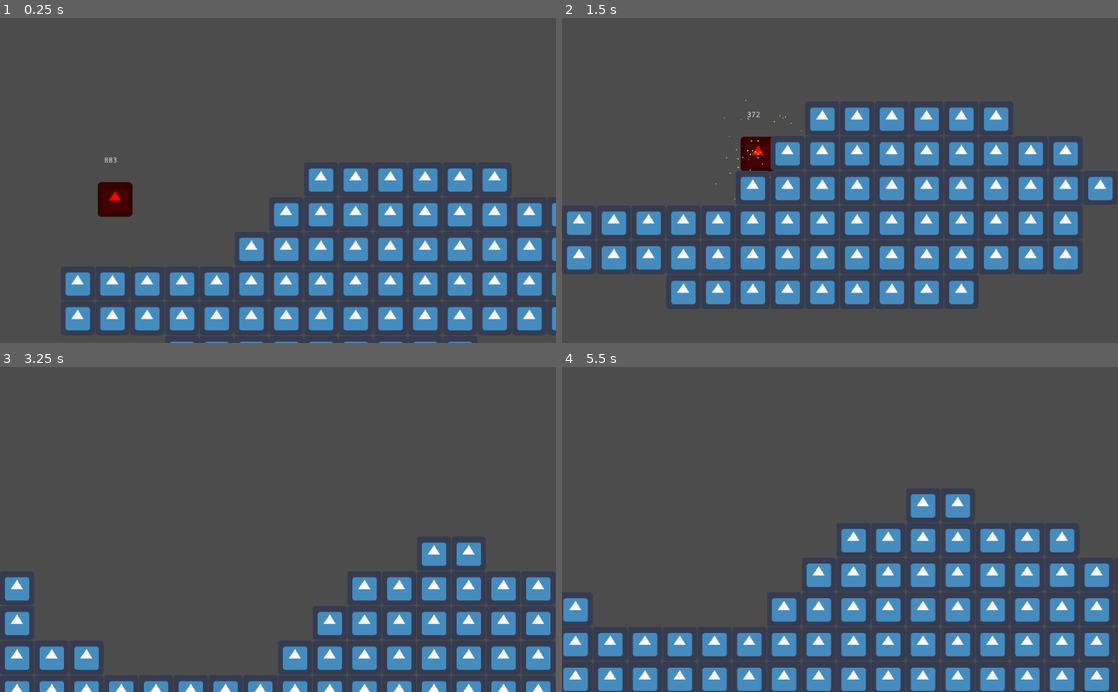
Above: before the commit, frames 1-4 (two rows, left to right).
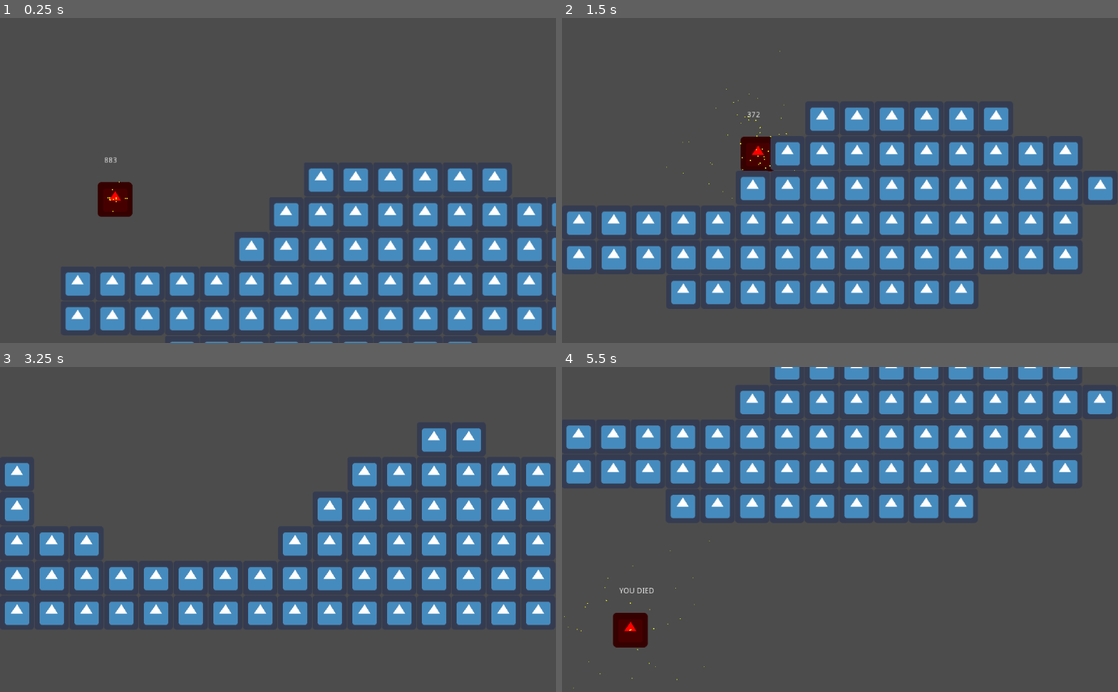
Above: after the commit, the same moments.

Repository: Daxidz/suborbital-jam
Game: Godot game, scene res://src/Levels/Level1.tscn
Same seed, same stepped clock (60 frames per second), same inputs: the game is played once before the commit and once after it. The engine's default icon, where the game draws it, is replaced by a stand-in: a white triangle on a blue panel in a dark square.
Inputs:
- Up to frame 1 (0.25 s): no input
- Up to frame 2 (1.5 s): hold X (pollenize) 0.53-1.28 s; hold Right (move_right) from 0.53 s (still down); tap Space (jump) at 0.77 s; tap X (pollenize) at 1.35 s
- Up to frame 3 (3.25 s): tap Space (jump) at 1.52, 3.02 s; release Right (move_right) at 2.03 s; hold Left (move_left) 2.03-2.78 s; hold X (pollenize) 2.03-2.78 s; hold Right (move_right) from 2.78 s (still down); tap X (pollenize) at 2.85 s
- Up to frame 4 (5.5 s): hold X (pollenize) 3.53-4.28 s; tap Space (jump) at 3.77, 4.52 s; tap Escape (ui_cancel) at 4.15 s; release Right (move_right) at 4.28 s; hold Left (move_left) 4.28-5.03 s; tap X (pollenize) at 4.35 s; hold Right (move_right) from 5.03 s (still down); hold X (pollenize) from 5.03 s (still down)

The runs differ from the first frame. In frame 1, less than 0.1% of the frame differs, in the area x 19-23%, y 50-60%; in frame 2, less than 0.1%; in frame 3, 25%; in frame 4, 37%, in the area x 0-99%, y 0-100%.

Commit message:
Camera no bottom snap

Diff:
--- a/src/Actors/Player.tscn
+++ b/src/Actors/Player.tscn
@@ -28,7 +28,6 @@
 current = true
 process_mode = 0
 limit_left = 0
-limit_bottom = 1080
 limit_smoothed = true
 smoothing_enabled = true
 drag_margin_left = 0.0
--- a/src/Actors/PollenCircle.tscn
+++ b/src/Actors/PollenCircle.tscn
@@ -45,10 +45,10 @@
 tracks/0/imported = false
 tracks/0/enabled = true
 tracks/0/keys = {
-"times": PoolRealArray( 0, 1, 2 ),
-"transitions": PoolRealArray( 1, 1, 1 ),
+"times": PoolRealArray( 0, 1.9 ),
+"transitions": PoolRealArray( 1, 1 ),
 "update": 0,
-"values": [ Vector2( 1, 1 ), Vector2( 5, 5 ), Vector2( 1, 1 ) ]
+"values": [ Vector2( 1, 1 ), Vector2( 5, 5 ) ]
 }
 tracks/1/type = "value"
 tracks/1/path = NodePath("Particles2D:emitting")
@@ -57,7 +57,7 @@
 tracks/1/imported = false
 tracks/1/enabled = true
 tracks/1/keys = {
-"times": PoolRealArray( 0, 2 ),
+"times": PoolRealArray( 0, 1.9 ),
 "transitions": PoolRealArray( 1, 1 ),
 "update": 1,
 "values": [ true, false ]
@@ -69,7 +69,7 @@
 tracks/2/imported = false
 tracks/2/enabled = true
 tracks/2/keys = {
-"times": PoolRealArray( 0, 2 ),
+"times": PoolRealArray( 0, 1.9 ),
 "transitions": PoolRealArray( 1, 1 ),
 "update": 1,
 "values": [ false, true ]
@@ -91,7 +91,6 @@
 
 [node name="Particles2D" type="Particles2D" parent="."]
 position = Vector2( 2.3811, -48.4157 )
-emitting = false
 amount = 70
 lifetime = 2.5
 speed_scale = 1.4
--- a/src/Levels/Level1.gd
+++ b/src/Levels/Level1.gd
@@ -10,7 +10,6 @@
 func _ready():
 	pass # Replace with function body.
 
-
-# Called every frame. 'delta' is the elapsed time since the previous frame.
-#func _process(delta):
-#	pass
+func _input(event):
+	if event.is_action_pressed("ui_cancel"):
+		$Player.position = $Position2D.position
